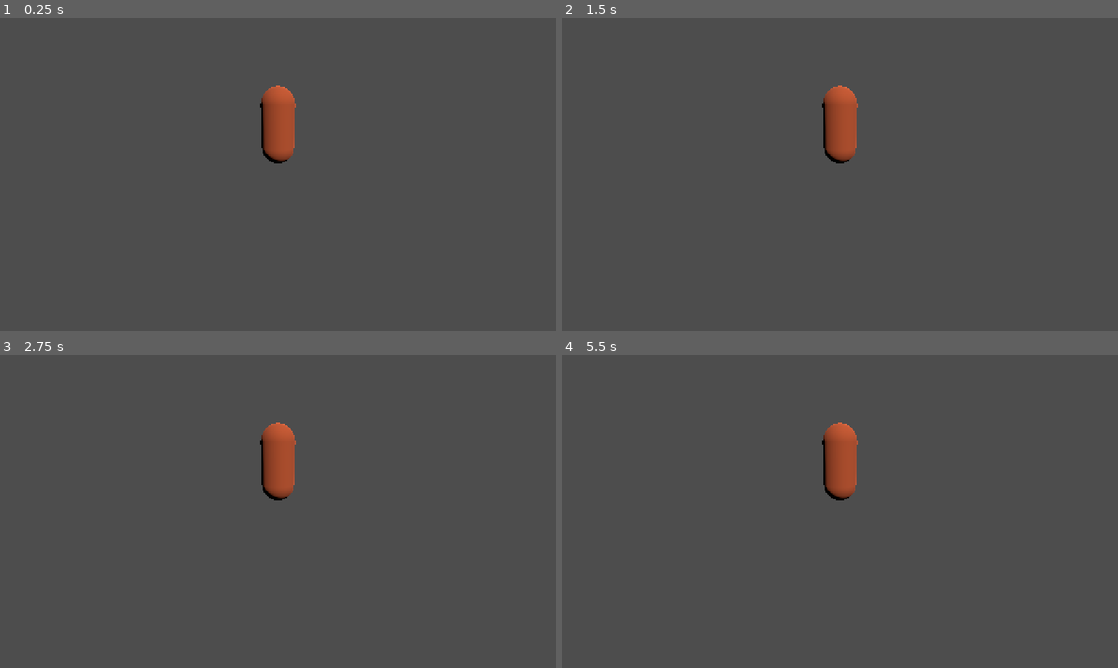
Above: before the commit, frames 1-4 (two rows, left to right).
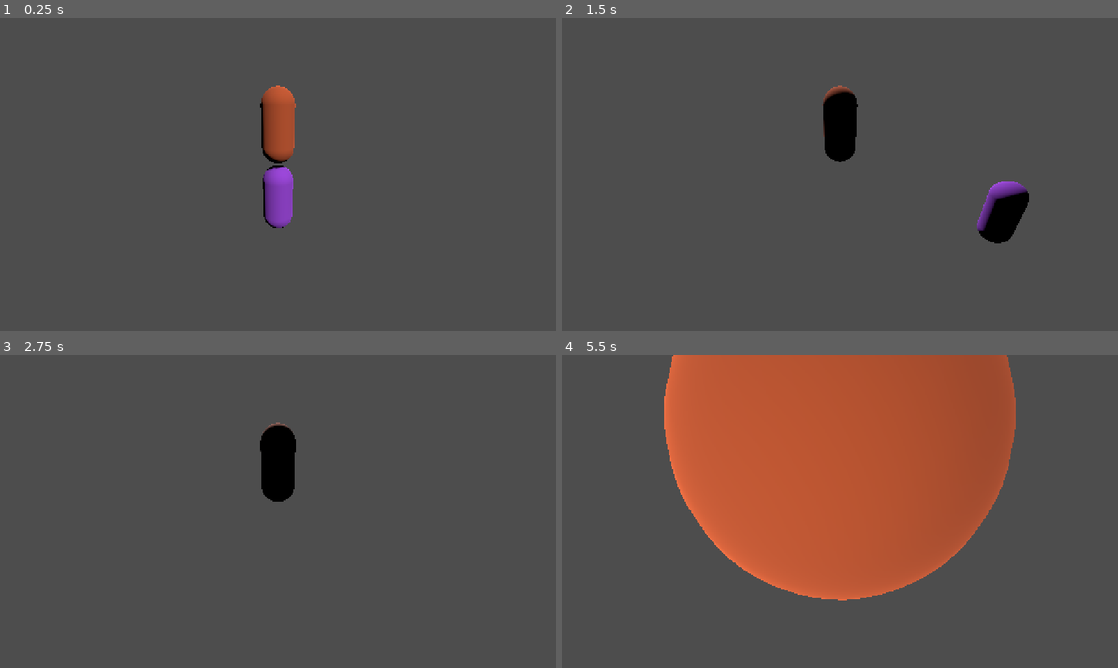
Above: after the commit, the same moments.

Repository: maicolrtu531-lab/michael
Game: Godot game, scene res://scenes/world/main.tscn
Two runs of this game, one before a commit and one after it. Both use one fixed random seed, a clock stepped at 60 frames per second and the inputs below.
Inputs (mouse positions are in pixels of both pictures, inside the frame that each line leads up to):
- Up to frame 1 (0.25 s): no input
- Up to frame 2 (1.5 s): tap Enter (ui_accept) at 0.5, 0.77 s; move the mouse to (962, 158) at 0.52 s; hold D (move_right) 0.53-1.28 s; right-click (962, 158) at 0.6 s; move the mouse to (728, 190) at 1.27 s; hold S (move_backward) from 1.28 s (still down); click (728, 190) at 1.35 s
- Up to frame 3 (2.75 s): tap Enter (ui_accept) at 1.52 s; move the mouse to (333, 442) at 2.02 s; release S (move_backward) at 2.03 s; hold D (move_right) from 2.03 s (still down); tap Space (dodge) at 2.1 s
- Up to frame 4 (5.5 s): move the mouse to (812, 574) at 2.77 s; release D (move_right) at 2.78 s; hold W (move_forward) 2.78-3.53 s; tap T (lock_target) at 2.85 s; tap Enter (ui_accept) at 3.02, 3.77, 4.52 s; move the mouse to (1006, 558) at 3.52 s; hold A (move_left) 3.53-5.03 s; tap E (use_ability) at 3.6 s; move the mouse to (673, 464) at 4.27 s; tap F (use_potion) at 4.35 s; move the mouse to (867, 511) at 5.02 s; hold S (move_backward) from 5.03 s (still down); right-click (867, 511) at 5.1 s

The runs differ from the first frame. In frame 1, 1.0% of the frame differs, in the area x 47-53%, y 47-68%; in frame 2, 2.6%; in frame 3, 1.3%; in frame 4, 41%, in the area x 18-82%, y 0-79%.
Error before the commit: Parse Error: Expected statement, found "else" instead. (res://scripts/player/player.gd:188)

Commit message:
Fix syntax error: inline else not allowed in GDScript

Diff:
--- a/godot-wrath/scripts/player/player.gd
+++ b/godot-wrath/scripts/player/player.gd
@@ -185,7 +185,10 @@
 # ── Timers ─────────────────────────────────────────────────────────────────
 func _handle_timers(delta: float) -> void:
 	if attack_cd    > 0: attack_cd    -= delta
-	if combo_timer  > 0: combo_timer  -= delta; else: combo_count = 0
+	if combo_timer  > 0:
+		combo_timer -= delta
+	else:
+		combo_count = 0
 	if invincible   > 0: invincible   -= delta
 	if rage_active  > 0: rage_active  -= delta
 	if rage_cd      > 0: rage_cd      -= delta
